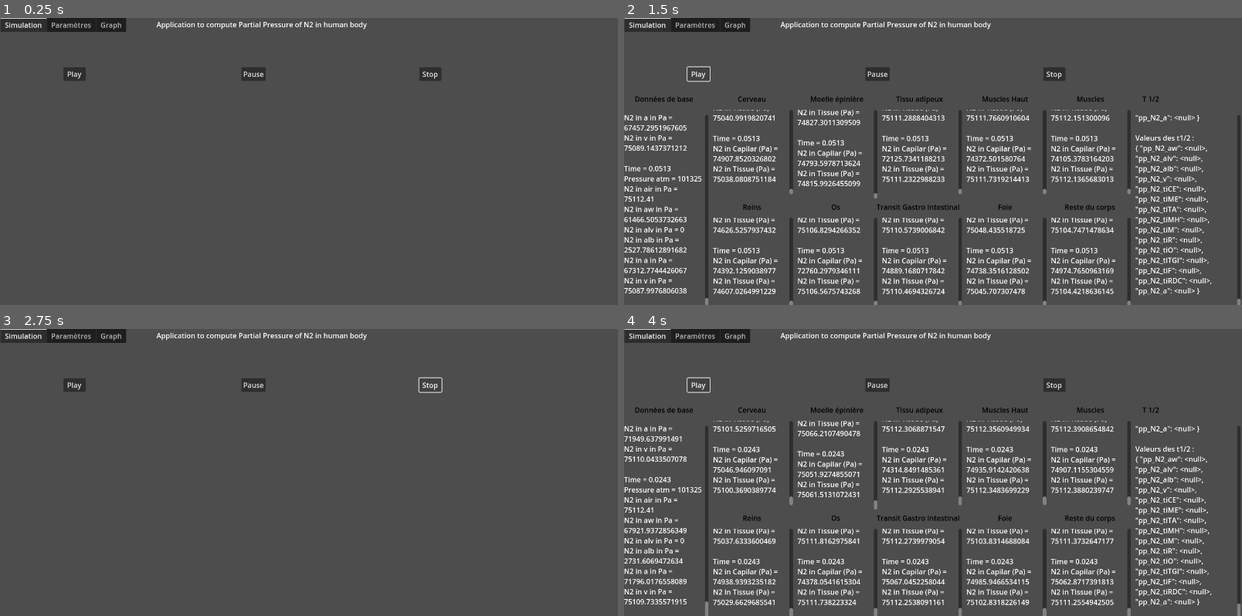
Above: before the commit, frames 1-4 (two rows, left to right).
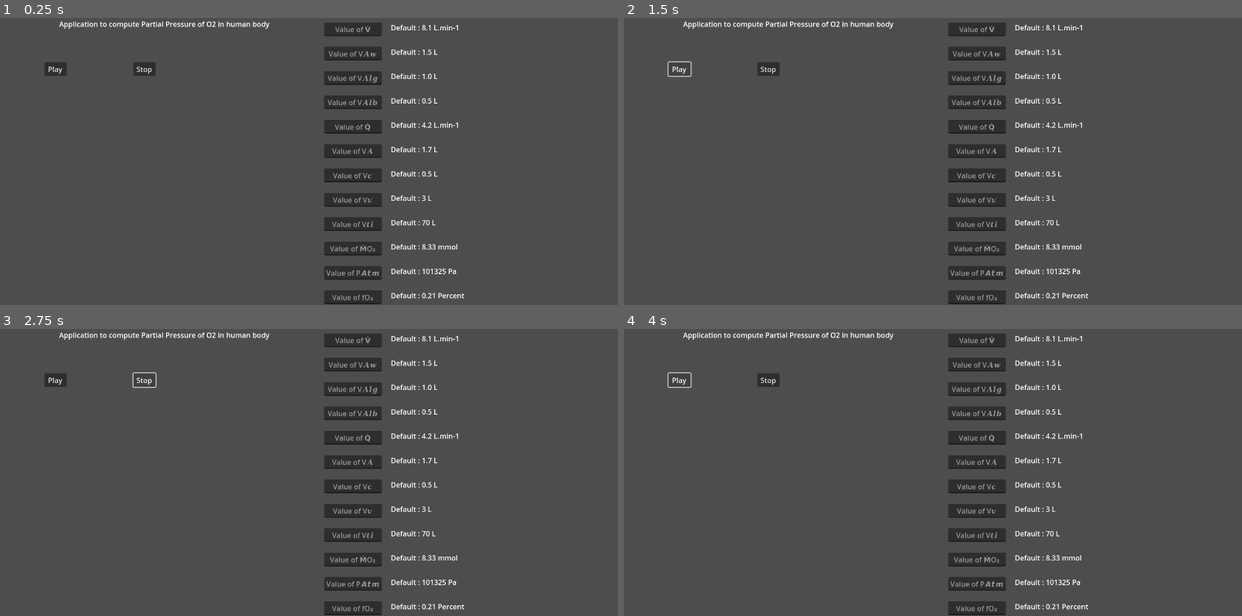
Above: after the commit, the same moments.

Repository: pascal-ballet/Dive-PP
Game: Godot game, scene res://dive_pp.tscn
Same seed, same stepped clock (60 frames per second), same inputs: the game is played once before the commit and once after it. Before the commit the project starts from res://dive_pp_n2.tscn.
Inputs:
- Up to frame 1 (0.25 s): no input
- Up to frame 2 (1.5 s): click "Play" at 0.5 s; click "Play" at 1.25 s
- Up to frame 3 (2.75 s): click "Stop" at 2 s
- Up to frame 4 (4 s): click "Stop" at 2.75 s; click "Play" at 3.5 s

The runs differ from the first frame. In frame 1, 7.8% of the frame differs, in the area x 0-76%, y 0-100%; in frame 2, 19%, in the area x 0-100%, y 0-100%; in frame 3, 7.7%; in frame 4, 19%.

Commit message:
divePP
correction graphe

Diff:
--- a/project.godot
+++ b/project.godot
@@ -11,7 +11,7 @@
 [application]
 
 config/name="dive_pp10v2"
-run/main_scene="res://dive_pp_n2.tscn"
+run/main_scene="res://dive_pp.tscn"
 config/features=PackedStringArray("4.3", "GL Compatibility")
 config/icon="res://icon.svg"
 
Not shown, changed: docs/index.apple-touch-icon.png.import
Not shown, changed: docs/index.icon.png.import
Not shown, changed: docs/index.png.import
